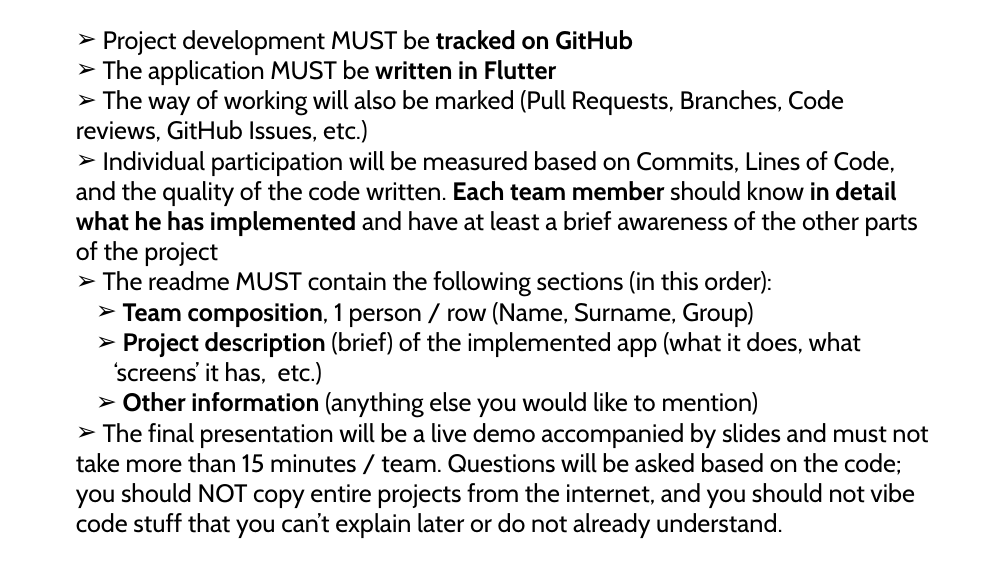
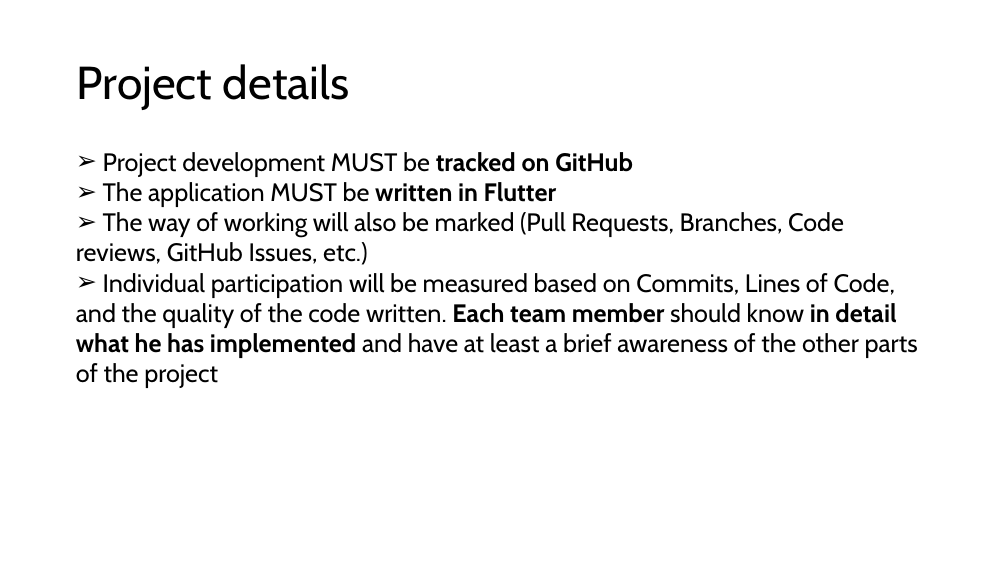
Before and after one commit to rusudinu/mobile-and-embedded-computing, a slide deck: slide 4 of labs/Mobile-and-Embedded-Lab1.pptx. Drawn at 1008x567 pixels with LibreOffice and Linux fonts; fonts in the diff are those of the drawing. Boxes give left, top, right and bottom in pixels: in the first picture for what was removed or moved away, otherwise in the second. Text is boxed around its words. In the diff, an @@ line names an element or a change of style, - is before the commit and + after.

Commit message:
lab1 project details

```diff
--- a/labs/Mobile-and-Embedded-Lab1.pptx
+++ b/labs/Mobile-and-Embedded-Lab1.pptx
@@ title added at box(77, 64, 350, 110), 44 pt, text #000000 @@
+Project details
@@ text "Project development MUST be tracked ...": place and size @@
-text "Project development MUST be tracked ..." at box(76, 30, 928, 538)
+text "Project development MUST be tracked ..." at box(76, 152, 918, 388)
@@ text at box(76, 271, 928, 538): paragraphs removed @@
-➢ The readme MUST contain the following sections (in this order):
-  ➢ Team composition, 1 person / row (Name, Surname, Group)
-  ➢ Project description (brief) of the implemented app (what it does, what ‘screens’ it has, etc.)
-  ➢ Other information (anything else you would like to mention)
-➢ The final presentation will be a live demo accompanied by slides and must not take more than 15 minutes / team. Questions will be asked based on the code; you should NOT copy entire projects from the internet, and you should not vibe code stuff that you can’t explain later or do not already understand.
```
Also in this commit, not shown: 2 slides added.
